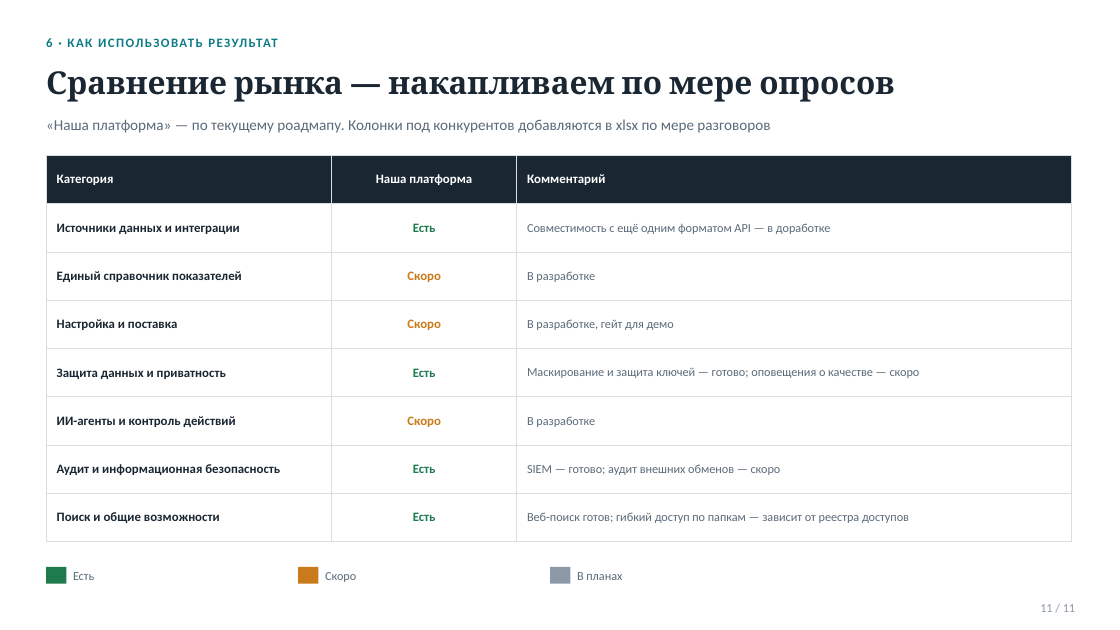
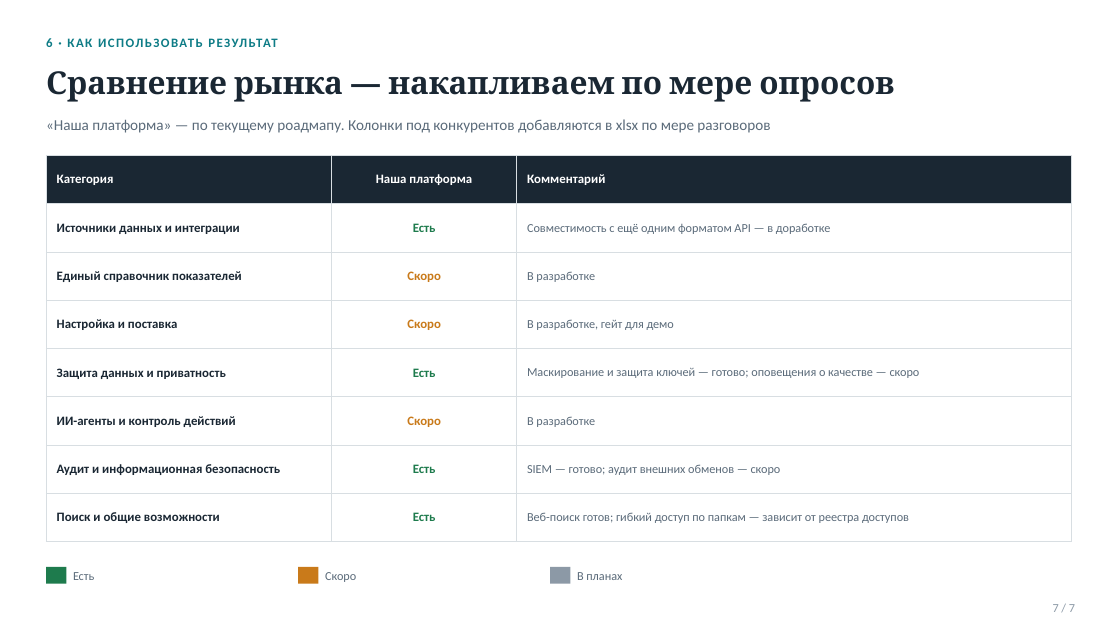
Before and after one commit to vladilslavandrosov-prog/job-RAG, a slide deck: slide 7 of docs/sales-enablement/opros-konkurentov-presentation.pptx (slide 11 before the commit). Drawn at 1120x630 pixels with LibreOffice and Linux fonts; fonts in the diff are those of the drawing. Boxes give left, top, right and bottom in pixels: in the first picture for what was removed or moved away, otherwise in the second. Text is boxed around its words. In the diff, an @@ line names an element or a change of style, - is before the commit and + after.

```diff
--- a/docs/sales-enablement/opros-konkurentov-presentation.pptx
+++ b/docs/sales-enablement/opros-konkurentov-presentation.pptx
@@ text at [1053, 604, 1075, 612]: text changed @@
-11 / 11
+7 / 7
```
Also in this commit, not shown: 3 other slides changed, 3 slides added, 7 slides removed, 1 other file.
